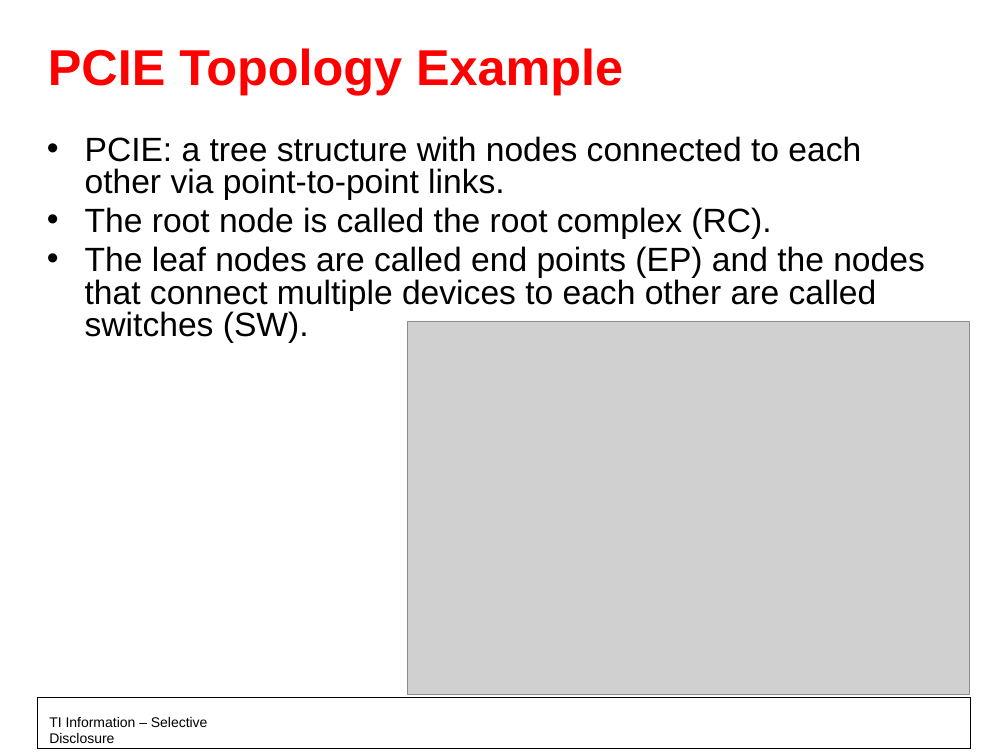
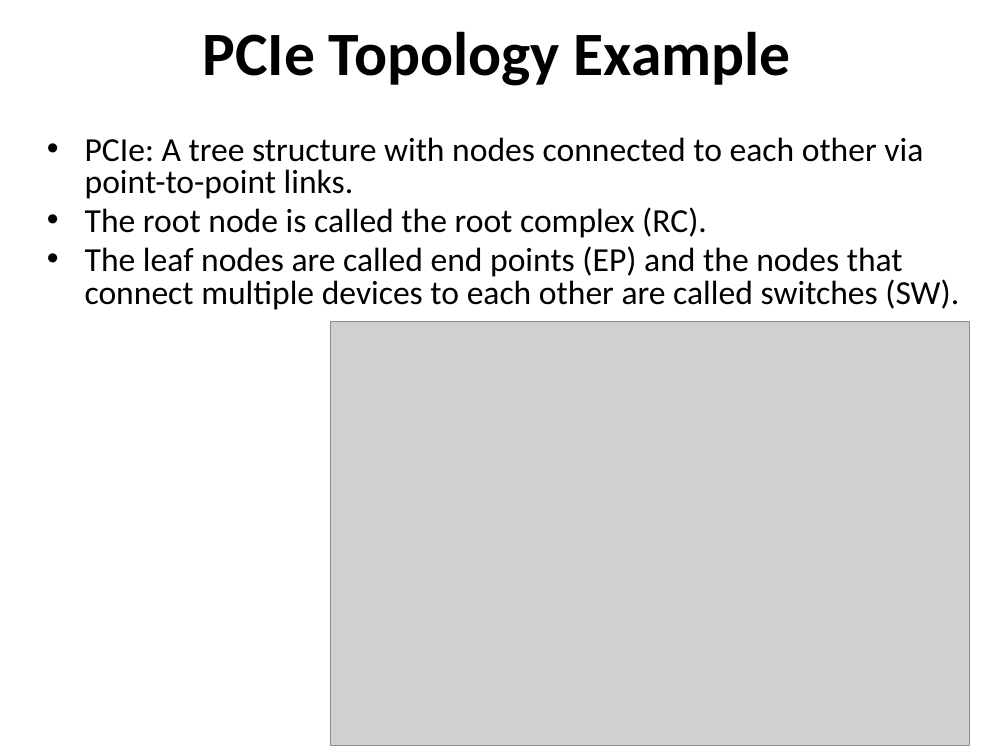
Before and after one commit to hari1989/keystone-workshop, a slide deck: slide 4 of slides/KeyStone PCI Express.pptx. Drawn at 1008x756 pixels with LibreOffice and Linux fonts; fonts in the diff are those of the drawing; grey boxes stand for pictures; background and template pictures are left out. Boxes give left, top, right and bottom in pixels: in the first picture for what was removed or moved away, otherwise in the second. Text is boxed around its words. In the diff, an @@ line names an element or a change of style, - is before the commit and + after.

```diff
--- a/slides/KeyStone PCI Express.pptx
+++ b/slides/KeyStone PCI Express.pptx
@@ title at box(202, 31, 791, 86): text changed; size 36 to 44 pt; font Arial to Calibri; text colour #FF0000 to #000000 @@
-PCIE Topology Example
+PCIe Topology Example
@@ text at box(85, 137, 923, 199): text changed; font Arial to Calibri @@
-• PCIE: a tree structure with nodes connected to each other via point-to-point links.
+• PCIe: A tree structure with nodes connected to each other via point-to-point links.
@@ text at box(85, 207, 959, 310): font Arial to Calibri in "The root node is called the root ...", "The leaf nodes are called end points ..." @@
@@ picture: place and size @@
-picture at box(407, 322, 970, 695)
+picture at box(331, 322, 970, 746)
@@ rectangle added at box(24, 713, 988, 753), fill #FFFFFF @@
@@ rectangle: place and size @@
-rectangle at box(37, 698, 971, 749)
+rectangle at box(37, 714, 971, 749)
@@ text removed at box(49, 717, 208, 743) @@
-TI Information – Selective Disclosure
```
Also in this commit, not shown: 21 other slides changed, 1 slide added, 6 other files.
